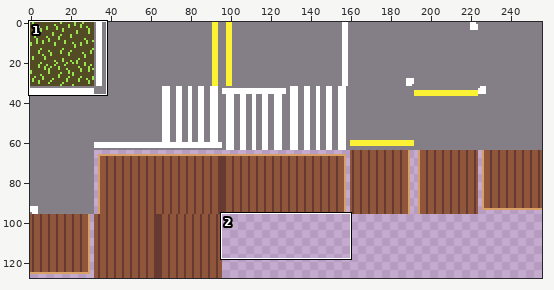
Two versions of one sprite sheet, RAW/Sprite-0001.png. Above, an overview of the earlier version with the close-up marked.
Close-up. Earlier state:
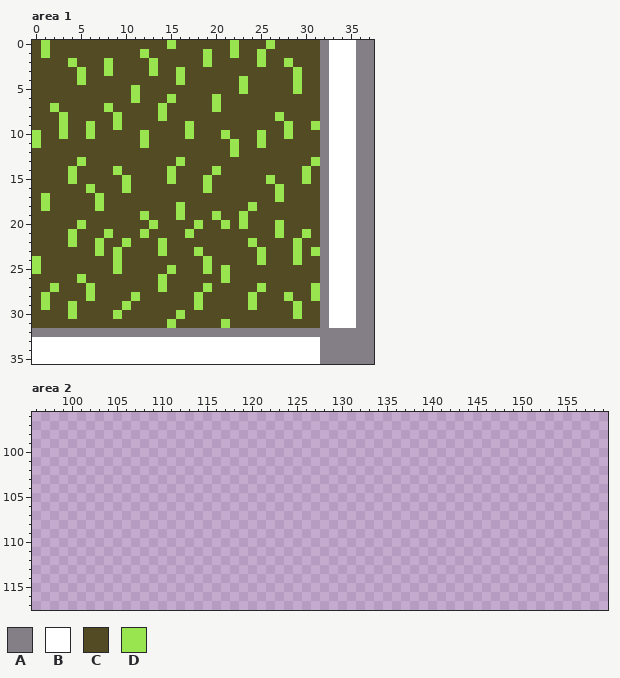
The file is 256x128 pixels. Shown: area 1: x 0..37, y 0..35; area 2: x 96..159, y 96..117.
Palette (. is transparent): A #847e87  B #ffffff  C #524b24  D #99e550
Now the later version:
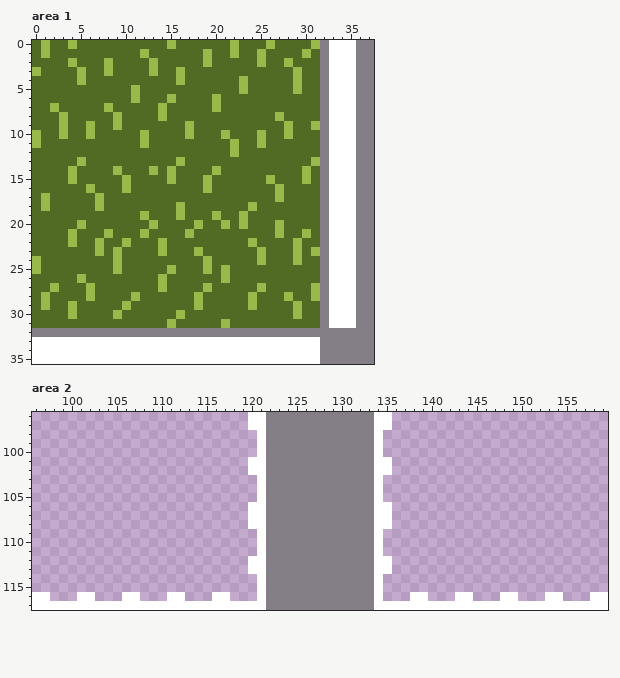
Diff:
@@ palette @@
-C #524b24
+C #526b24
-D #99e550
+D #99b94a
--- area 1
@@ x 0..37 @@
- 0 CDCCCCCCCCCCCCCDCCCCCCDCCCDCCCCCABBBAA
- 1 CDCCCCCCCCCCDCCCCCCDCCDCCDCCCCCCABBBAA
+ 0 CDCCDCCCCCCCCCCDCCCCCCDCCCDCCCCDABBBAA
+ 1 CDCCCCCCCCCCDCCCCCCDCCDCCDCCCCDCABBBAA
  2 CCCCDCCCDCCCCDCCCCCDCCCCCDCCDCCCABBBAA
- 3 CCCCCDCCDCCCCDCCDCCCCCCCCCCCCDCCABBBAA
+ 3 DCCCCDCCDCCCCDCCDCCCCCCCCCCCCDCCABBBAA
  4 CCCCCDCCCCCCCCCCDCCCCCCDCCCCCDCCABBBAA
@@ x 11..15 @@
 13 CCCCC
-14 CCCCD
+14 CCDCD
 15 CCCCD
--- area 2
@@ x 96..159 @@
- 96 ................................................................
- 97 ................................................................
- 98 ................................................................
- 99 ................................................................
-100 ................................................................
-101 ................................................................
-102 ................................................................
-103 ................................................................
-104 ................................................................
-105 ................................................................
-106 ................................................................
-107 ................................................................
-108 ................................................................
-109 ................................................................
-110 ................................................................
-111 ................................................................
-112 ................................................................
-113 ................................................................
-114 ................................................................
-115 ................................................................
-116 ................................................................
-117 ................................................................
+ 96 ........................BBAAAAAAAAAAAABB........................
+ 97 ........................BBAAAAAAAAAAAABB........................
+ 98 .........................BAAAAAAAAAAAAB.........................
+ 99 .........................BAAAAAAAAAAAAB.........................
+100 .........................BAAAAAAAAAAAAB.........................
+101 ........................BBAAAAAAAAAAAABB........................
+102 ........................BBAAAAAAAAAAAABB........................
+103 .........................BAAAAAAAAAAAAB.........................
+104 .........................BAAAAAAAAAAAAB.........................
+105 .........................BAAAAAAAAAAAAB.........................
+106 ........................BBAAAAAAAAAAAABB........................
+107 ........................BBAAAAAAAAAAAABB........................
+108 ........................BBAAAAAAAAAAAABB........................
+109 .........................BAAAAAAAAAAAAB.........................
+110 .........................BAAAAAAAAAAAAB.........................
+111 .........................BAAAAAAAAAAAAB.........................
+112 ........................BBAAAAAAAAAAAABB........................
+113 ........................BBAAAAAAAAAAAABB........................
+114 .........................BAAAAAAAAAAAAB.........................
+115 .........................BAAAAAAAAAAAAB.........................
+116 BB...BB...BB...BB...BB...BAAAAAAAAAAAAB...BB...BB...BB...BB...BB
+117 BBBBBBBBBBBBBBBBBBBBBBBBBBAAAAAAAAAAAABBBBBBBBBBBBBBBBBBBBBBBBBB
